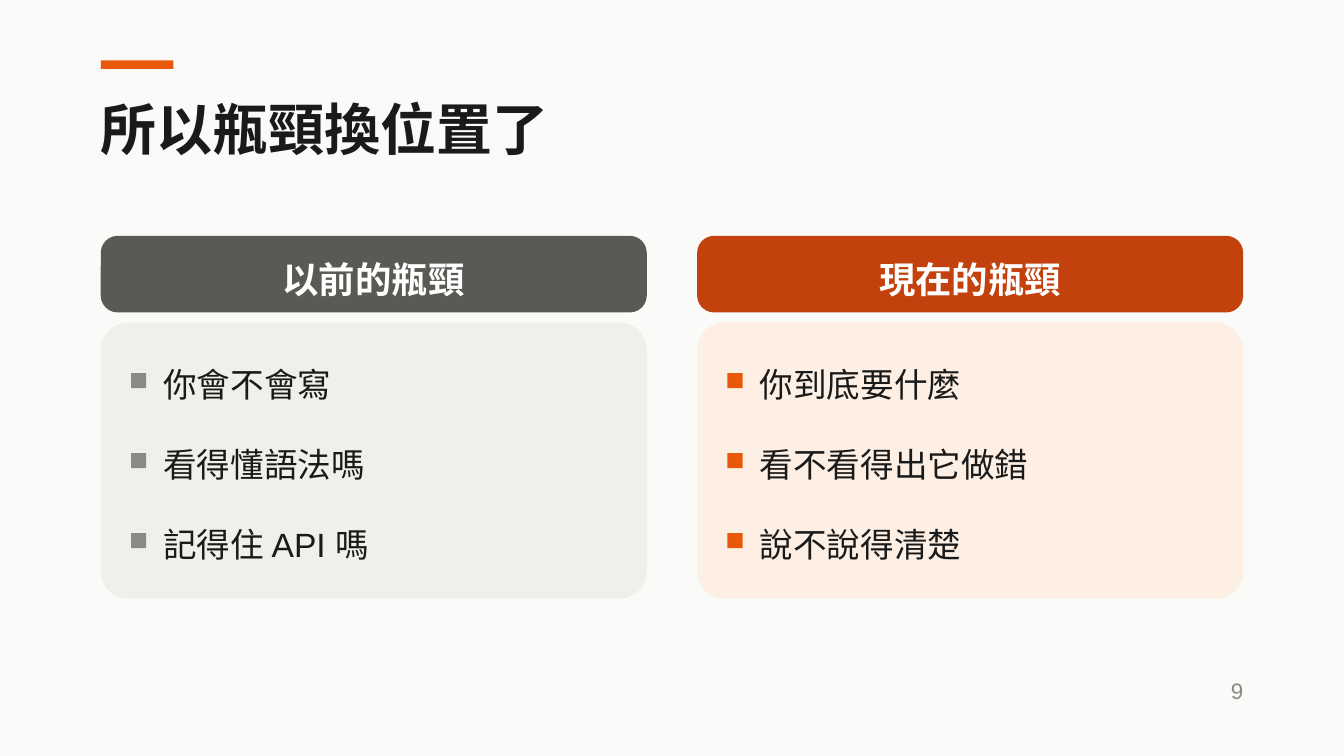
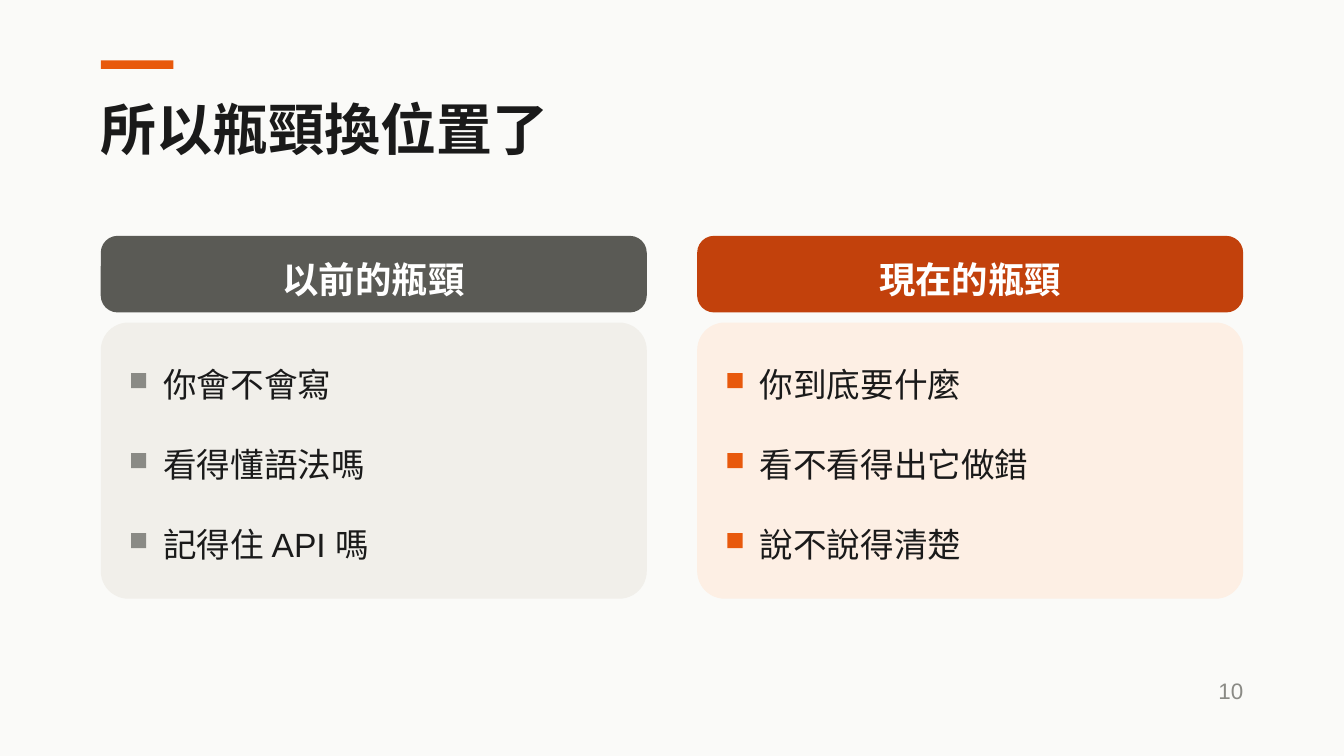
Before and after one commit to aaron20010920/unext-ai-dev-workshop, a slide deck: slide 10 of slides/2026-08-13-AI開發實戰.pptx (slide 9 before the commit). Drawn at 1344x756 pixels with LibreOffice and Linux fonts; fonts in the diff are those of the drawing. Boxes give left, top, right and bottom in pixels: in the first picture for what was removed or moved away, otherwise in the second. Text is boxed around its words. In the diff, an @@ line names an element or a change of style, - is before the commit and + after.

```diff
--- a/slides/2026-08-13-AI開發實戰.pptx
+++ b/slides/2026-08-13-AI開發實戰.pptx
@@ text at bbox=[1218, 683, 1243, 699]: text changed @@
-9
+10
```
Also in this commit, not shown: 25 other slides changed, 1 slide added, 3 other files.
